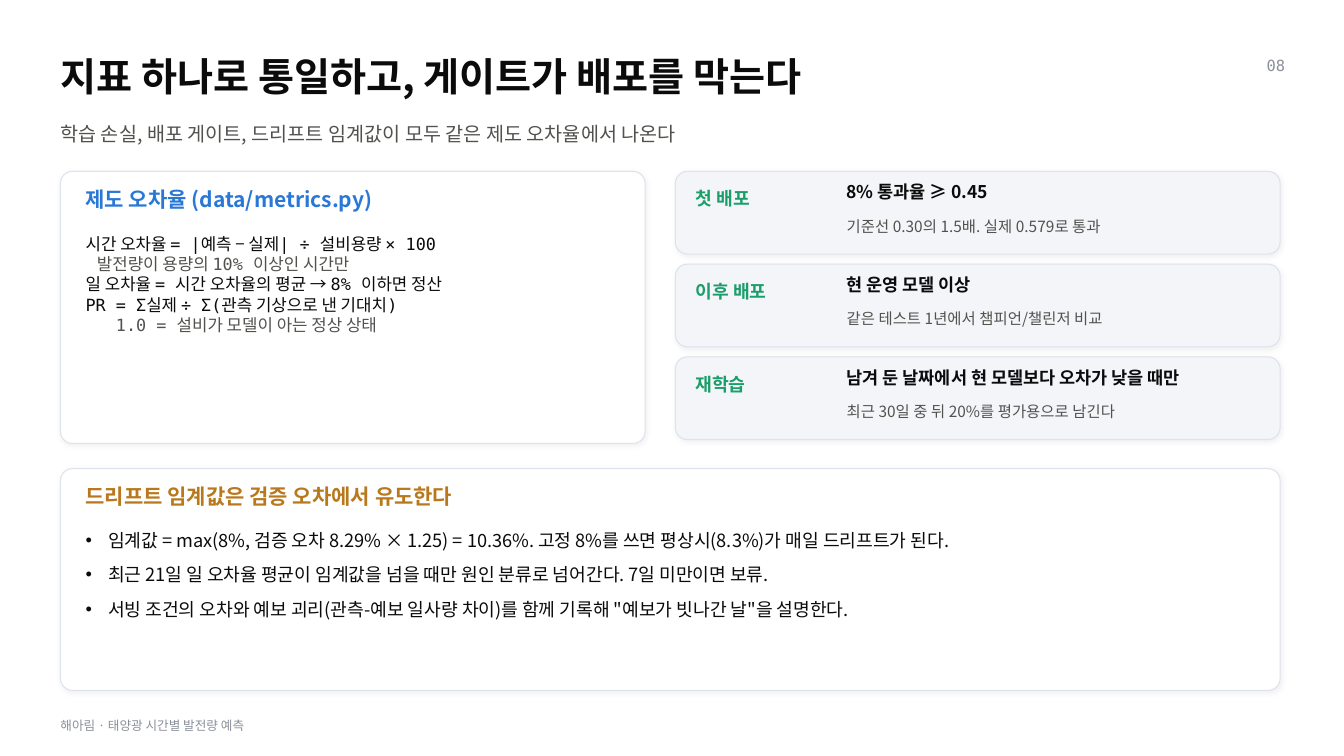
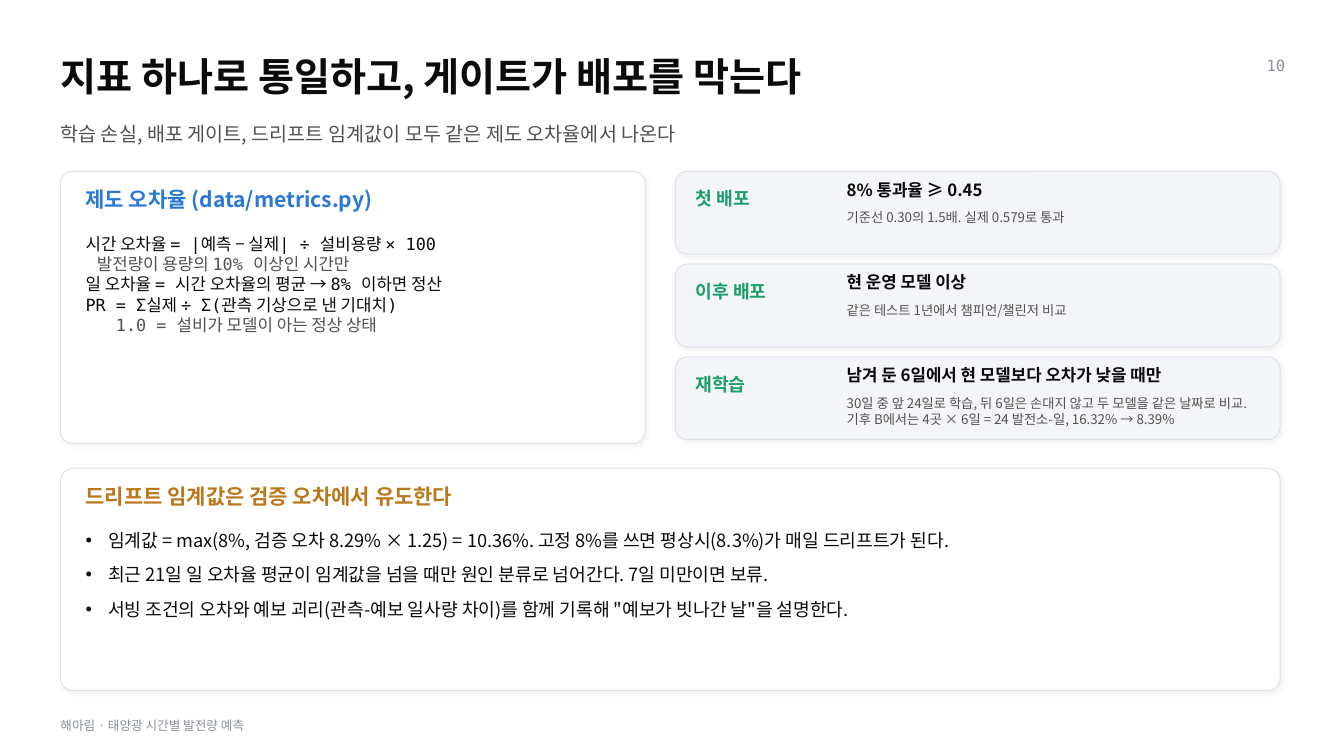
Before and after one commit to leemingi0906/model-serving, a slide deck: slide 10 of team_solar/release/해아림_발표.pptx (slide 8 before the commit). Drawn at 1344x756 pixels with LibreOffice and Linux fonts; fonts in the diff are those of the drawing. Boxes give left, top, right and bottom in pixels: in the first picture for what was removed or moved away, otherwise in the second. Text is boxed around its words. In the diff, an @@ line names an element or a change of style, - is before the commit and + after.

```diff
--- a/team_solar/release/해아림_발표.pptx
+++ b/team_solar/release/해아림_발표.pptx
@@ text at (x1=1267, y1=59, x2=1286, y2=71): text changed @@
-08
+10
@@ text "8% 통과율 ≥ 0.45" at (x1=847, y1=182, x2=982, y2=198): size 12.5 to 12 pt @@
@@ text "기준선 0.30의 1.5배. 실제 0.579로 ..." moved from (x1=847, y1=219, x2=1100, y2=233) to (x1=847, y1=211, x2=1064, y2=223) @@
@@ text "기준선 0.30의 1.5배. 실제 0.579로 ..." at (x1=847, y1=211, x2=1064, y2=223): size 11 to 9.5 pt @@
@@ text "현 운영 모델 이상" at (x1=847, y1=274, x2=966, y2=290): size 12.5 to 12 pt @@
@@ text "같은 테스트 1년에서 챔피언/챌린저 비교" at (x1=847, y1=304, x2=1066, y2=317): size 11 to 9.5 pt @@
@@ text "같은 테스트 1년에서 챔피언/챌린저 비교" moved from (x1=847, y1=311, x2=1102, y2=327) to (x1=847, y1=304, x2=1066, y2=317) @@
@@ text at (x1=847, y1=367, x2=1161, y2=383): text changed; size 12.5 to 12 pt @@
-남겨 둔 날짜에서 현 모델보다 오차가 낮을 때만
+남겨 둔 6일에서 현 모델보다 오차가 낮을 때만
@@ text at (x1=847, y1=397, x2=1247, y2=427): text changed; size 11 to 9.5 pt @@
-최근 30일 중 뒤 20%를 평가용으로 남긴다
+30일 중 앞 24일로 학습, 뒤 6일은 손대지 않고 두 모델을 같은 날짜로 비교. 기후 B에서는 4곳 × 6일 = 24 발전소-일, 16.32% → 8.39%
```
Also in this commit, not shown: 19 other slides changed, 5 slides added, 8 other files.
